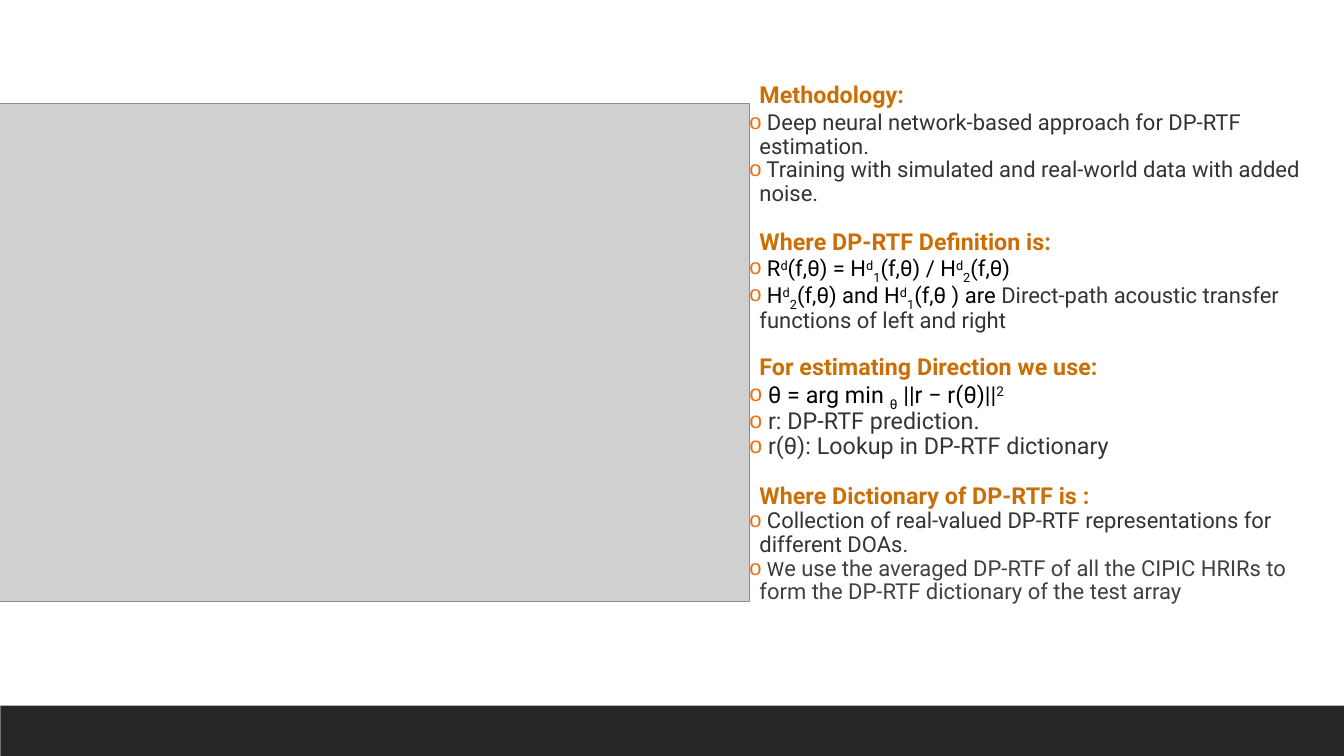
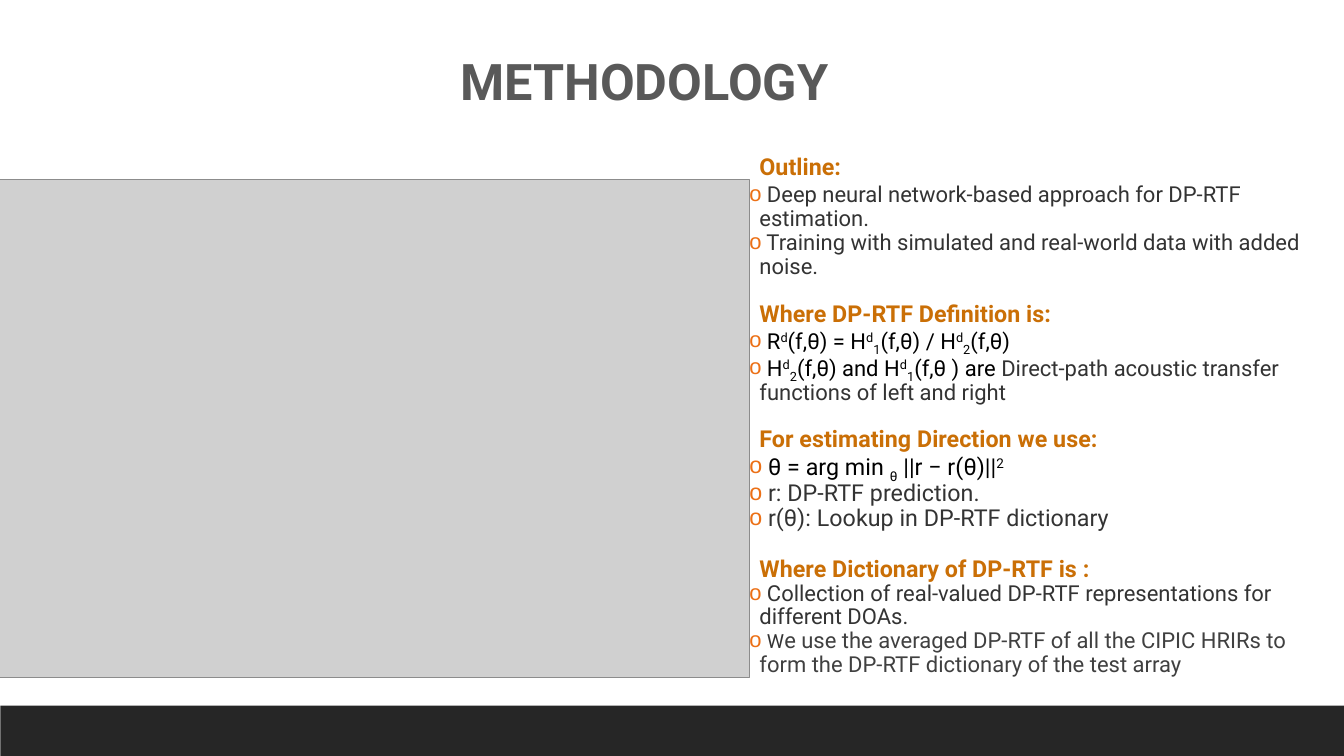
Before and after one commit to Lozsku/fiale, a slide deck: slide 4 of DP-RTF.pptx. Drawn at 1344x756 pixels with LibreOffice and Linux fonts; fonts in the diff are those of the drawing; grey boxes stand for pictures. Boxes give left, top, right and bottom in pixels: in the first picture for what was removed or moved away, otherwise in the second. Text is boxed around its words. In the diff, an @@ line names an element or a change of style, - is before the commit and + after.

```diff
--- a/DP-RTF.pptx
+++ b/DP-RTF.pptx
@@ text added at [461,63,829,101], 36 pt, text #595959, bold @@
+METHODOLOGY
@@ picture: place and size @@
-picture at [0,104,749,602]
+picture at [0,179,749,678]
@@ text "Outline:": place and size @@
-text "Outline:" at [759,85,1300,604]
+text "Outline:" at [759,157,1300,677]
@@ text at [759,157,841,176]: text changed @@
-  Methodology:
+  Outline:
```
Also in this commit, not shown: 2 other slides changed.
